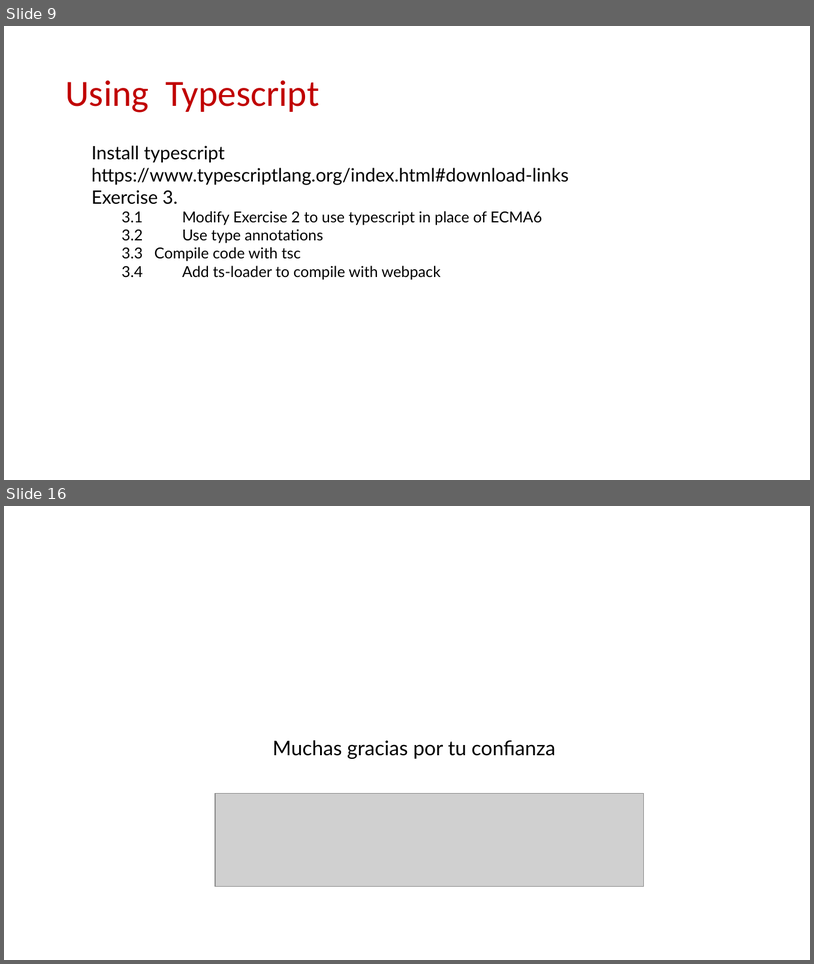
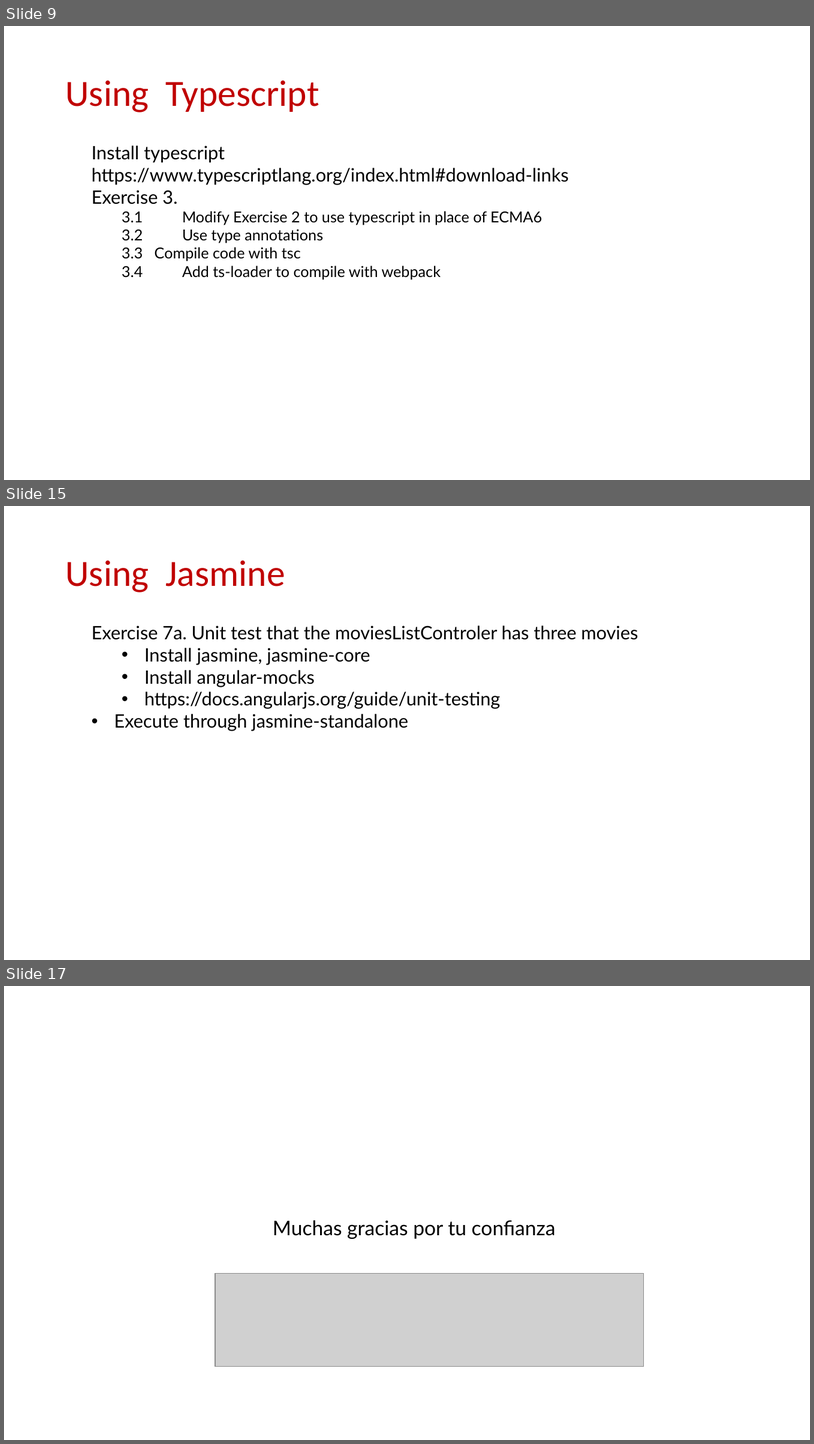
Before and after one commit to Robert-Freire/movie-browser, a slide deck: resume.pptx. Shown one above the other, each under a label of ours: slides 9 and 16 before the commit, slides 9, 15 and 17 after it; the slides between them are not shown. The pictures are 814x964 and 814x1444 pixels, drawn with LibreOffice and Linux fonts; fonts in the diff are those of the drawing; grey boxes stand for pictures; background and template pictures are left out. Boxes give left, top, right and bottom in pixels: in the first picture for what was removed or moved away, otherwise in the second. Text is boxed around its words. In the diff, an @@ line names an element or a change of style, - is before the commit and + after.

Commit message:
Add jasmine standalone tests

```diff
--- a/resume.pptx
+++ b/resume.pptx
@@ slide 15 added at (4,506,810,960), background #FFFFFF @@
@@ title added at (65,560,285,592), 44 pt, text #C00000 @@
+Using Jasmine
@@ text added at (92,625,638,731), 22 pt, text #000000 @@
+Exercise 7a. Unit test that the moviesListControler has three movies
+  • Install jasmine, jasmine-core
+  • Install angular-mocks
+  • https://docs.angularjs.org/guide/unit-testing
+• Execute through jasmine-standalone
@@ what was slide 16 is now slide 17 @@
```
Also in this commit, not shown: 1 slide changed, 5 other slides added, 5 slides removed, 14 other files.
